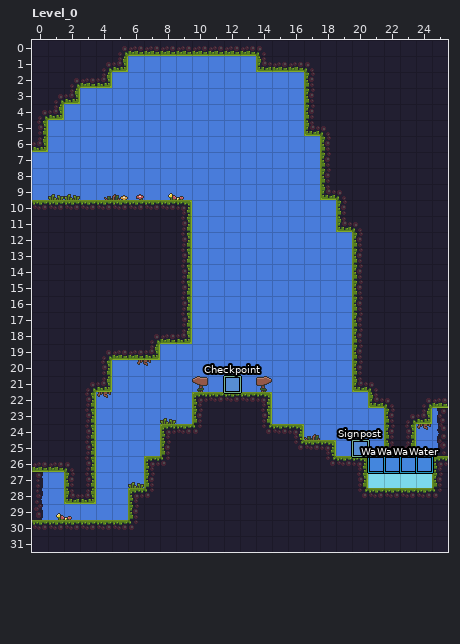
LDtk project, stored at assets/levels/level.ldtk. This is how it looked before the edit.
Cells are 16x16 px. Shown: Level_0 x 0..25, y 0..31. The commit also changed other parts of the map, which this record leaves out.
The same view after the edit:
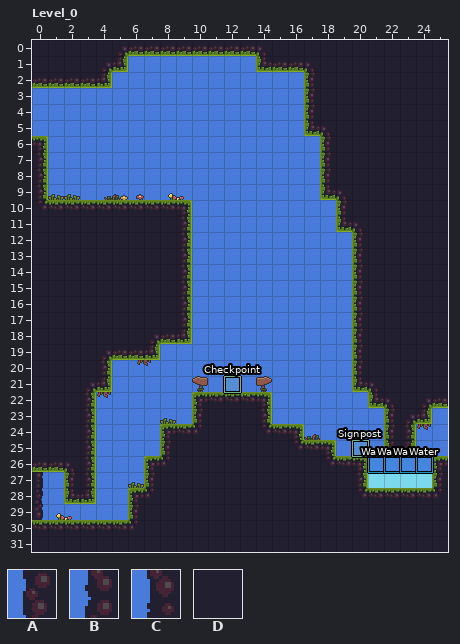
Key: from "Dirt_bg": A 0, B 2, C 4; from "IntGrid": D 1 "terrain".
_ is an empty cell, . an unchanged one.
Diff:
--- layer "Dirt_bg"
@@ x 25..25 @@
-23 A
-24 B
-25 C
+23 _
+24 _
+25 _
--- layer "IntGrid"
@@ x 0..2 @@
- 3 DDD
- 4 DD.
- 5 D..
+ 3 ___
+ 4 __.
+ 5 _..
@@ x 0..0 @@
- 7 _
- 8 _
- 9 _
+ 7 D
+ 8 D
+ 9 D
